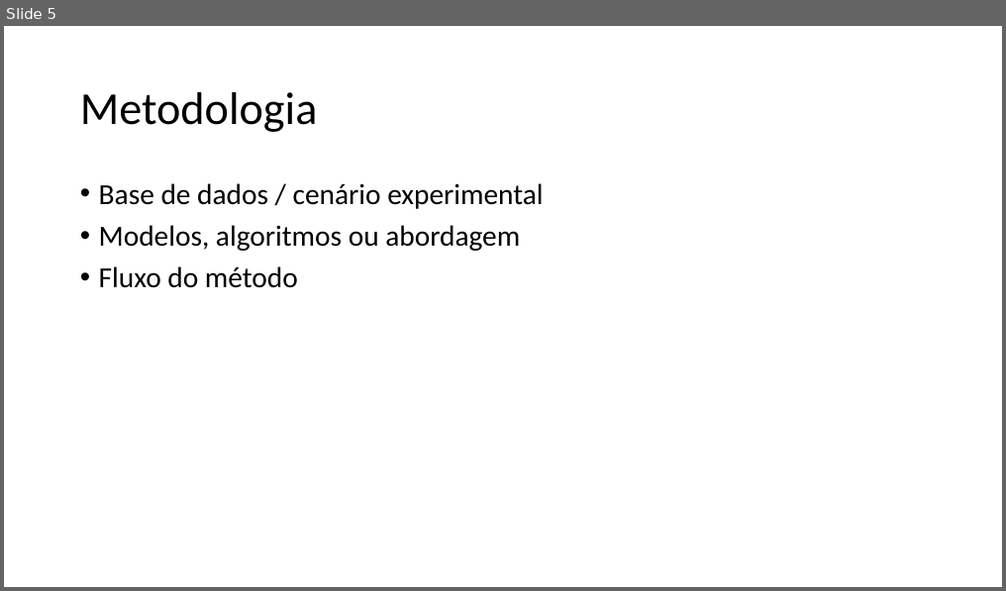
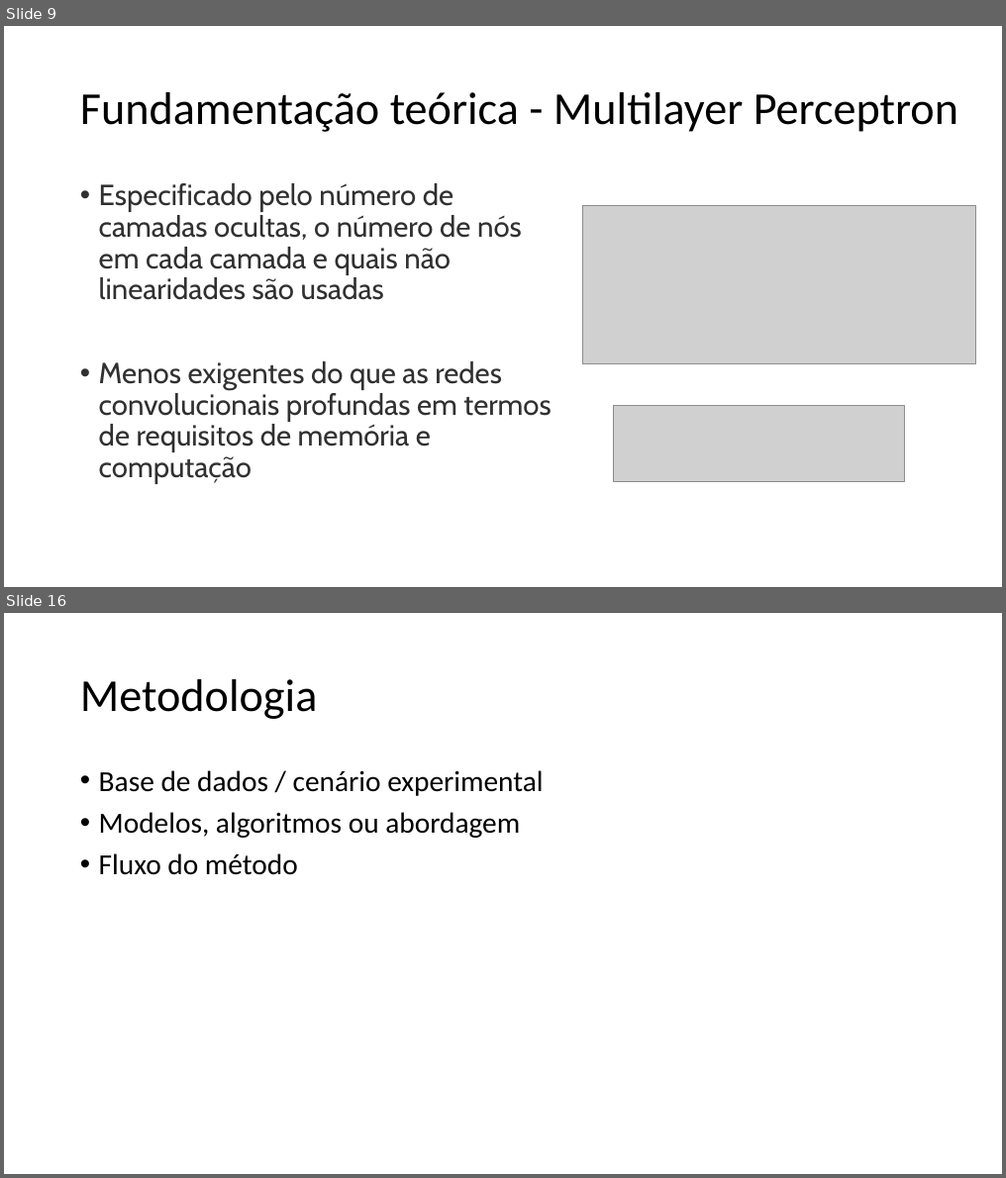
Before and after one commit to Scarpioni/gabriel-59-TP558, a slide deck: 2026/ciclo 1/TP558_X_Template (1).pptx. Shown one above the other, each under a label of ours: slide 5 before the commit, slides 9 and 16 after it; the slides between them are not shown. The pictures are 1006x591 and 1006x1178 pixels, drawn with LibreOffice and Linux fonts; fonts in the diff are those of the drawing; grey boxes stand for pictures. Boxes give left, top, right and bottom in pixels: in the first picture for what was removed or moved away, otherwise in the second. Text is boxed around its words. In the diff, an @@ line names an element or a change of style, - is before the commit and + after.

```diff
--- a/2026/ciclo 1/TP558_X_Template (1).pptx
+++ b/2026/ciclo 1/TP558_X_Template (1).pptx
@@ slide 9 added at (4, 26, 1002, 587), background #FFFFFF @@
@@ title added at (80, 92, 958, 132), 44 pt, text #000000 @@
+Fundamentação teórica - Multilayer Perceptron
@@ text added at (99, 183, 550, 484), 28 pt, text #303030 @@
+• Especificado pelo número de camadas ocultas, o número de nós em cada camada e quais não linearidades são usadas
+• Menos exigentes do que as redes convolucionais profundas em termos de requisitos de memória e computação
@@ picture added at (583, 205, 976, 365) @@
@@ picture added at (614, 406, 905, 482) @@
@@ what was slide 5 is now slide 16 @@
```
Also in this commit, not shown: 1 slide changed, 24 other slides added, 3 slides removed.
